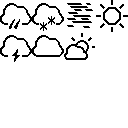
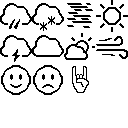
Two versions of the same layered image (128x128). Layer-by-layer changes:
painted on "Color Fill 1" over [1, 36, 128, 95]
